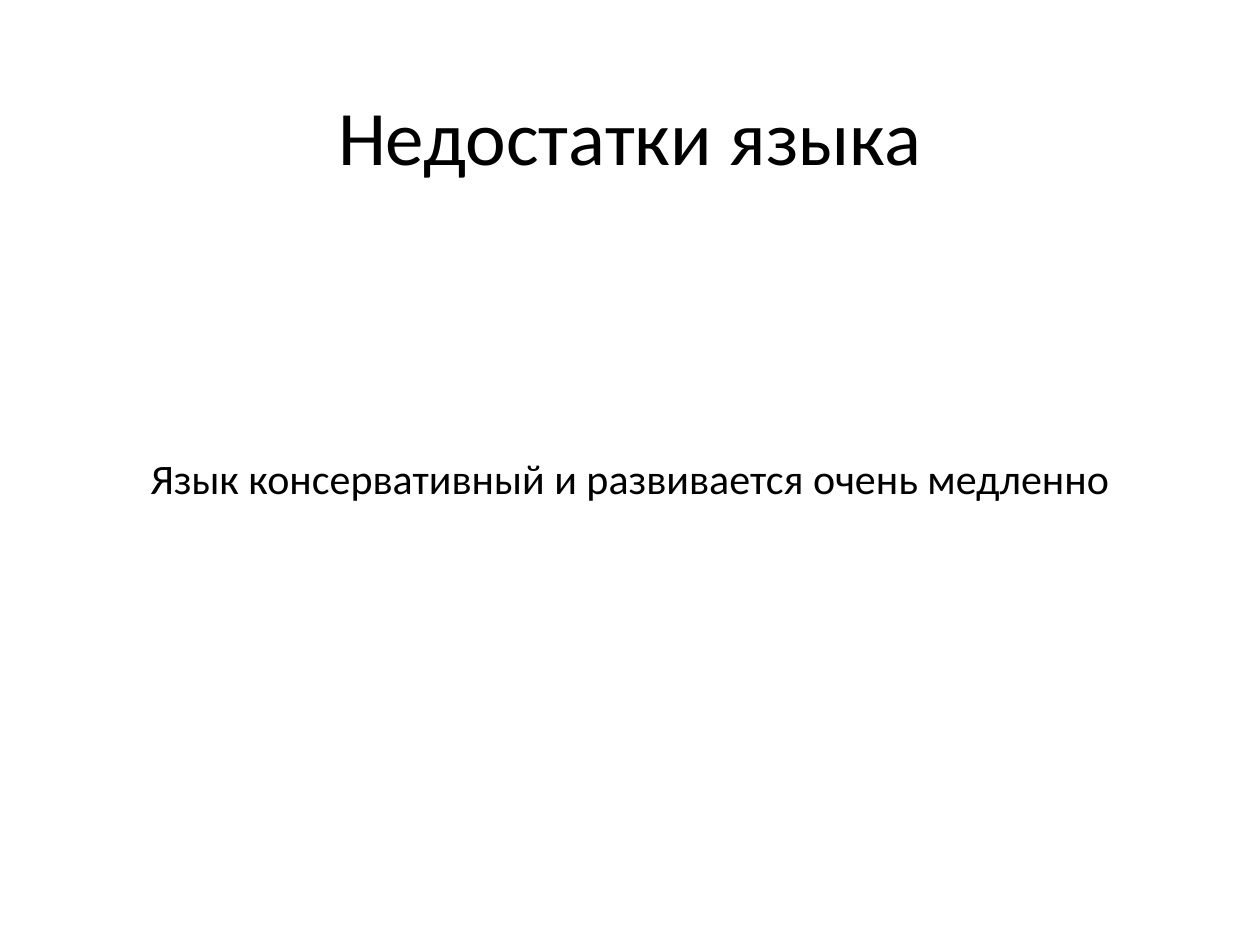
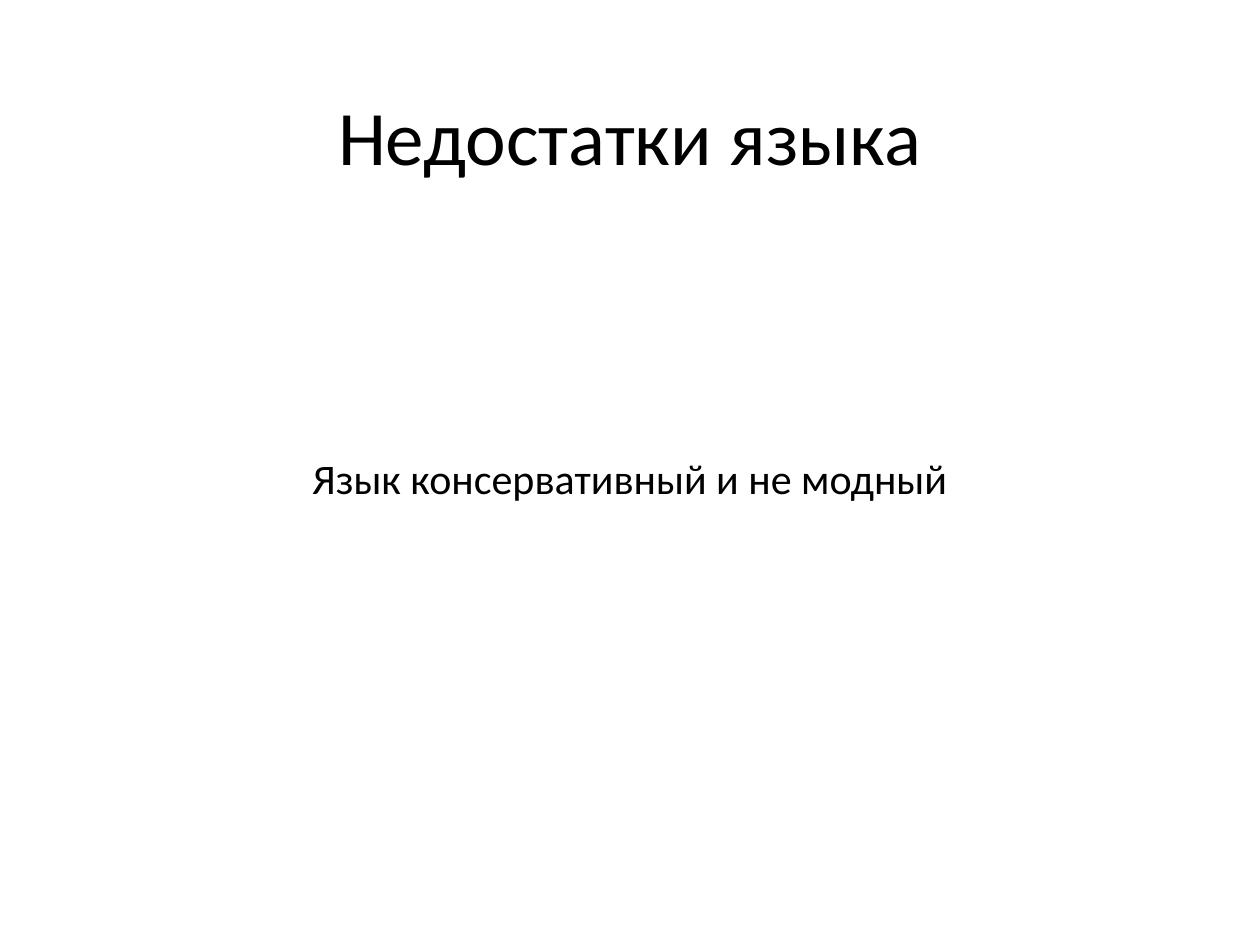
Before and after one commit to yzh44yzh/practical_erlang, a slide deck: slide 15 of 00_intro/usage.pptx. Drawn at 1260x945 pixels with LibreOffice and Linux fonts; fonts in the diff are those of the drawing. Boxes give left, top, right and bottom in pixels: in the first picture for what was removed or moved away, otherwise in the second. Text is boxed around its words. In the diff, an @@ line names an element or a change of style, - is before the commit and + after.

```diff
--- a/00_intro/usage.pptx
+++ b/00_intro/usage.pptx
@@ text at <box>312,465,947,501</box>: text changed @@
-Язык консервативный и развивается очень медленно
+Язык консервативный и не модный
```
Also in this commit, not shown: 2 other slides changed, 4 other files.
